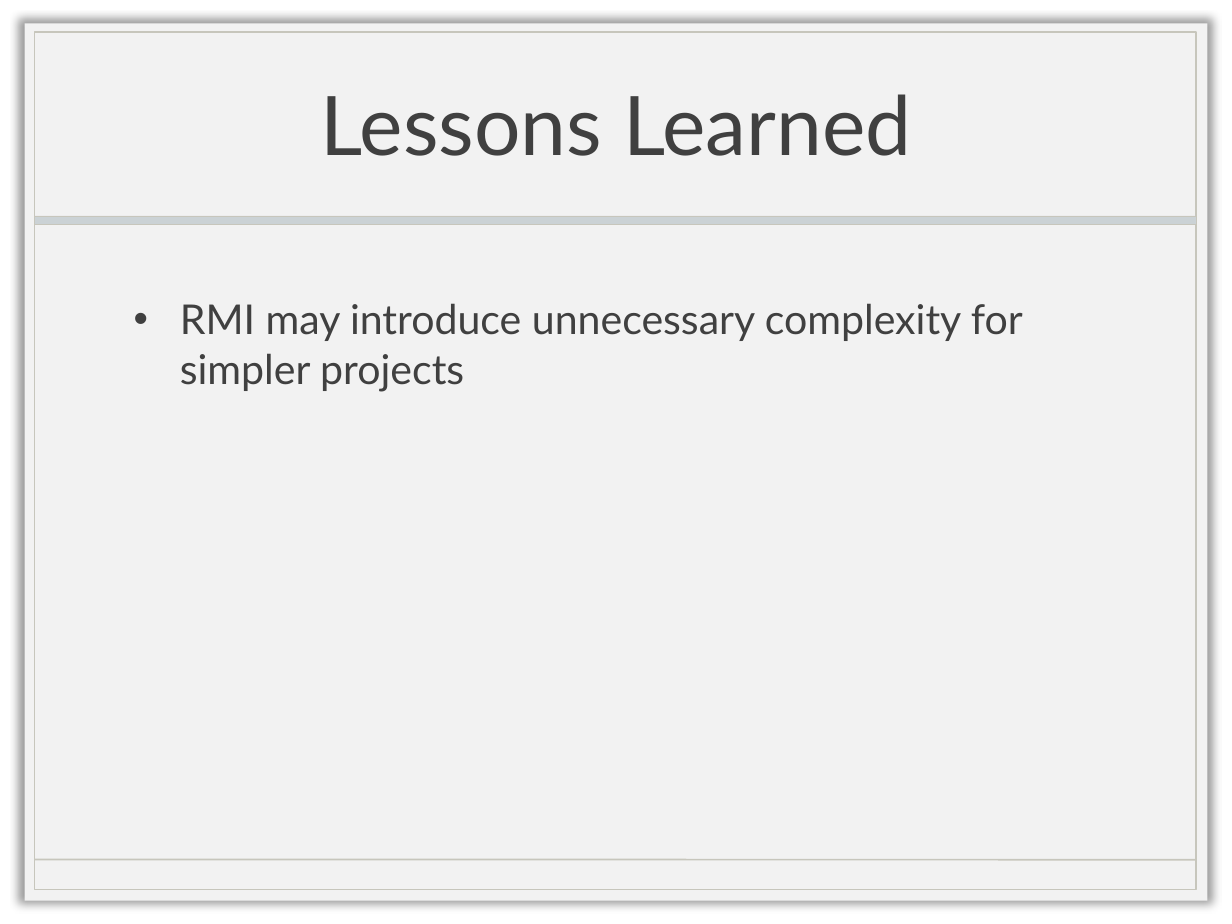
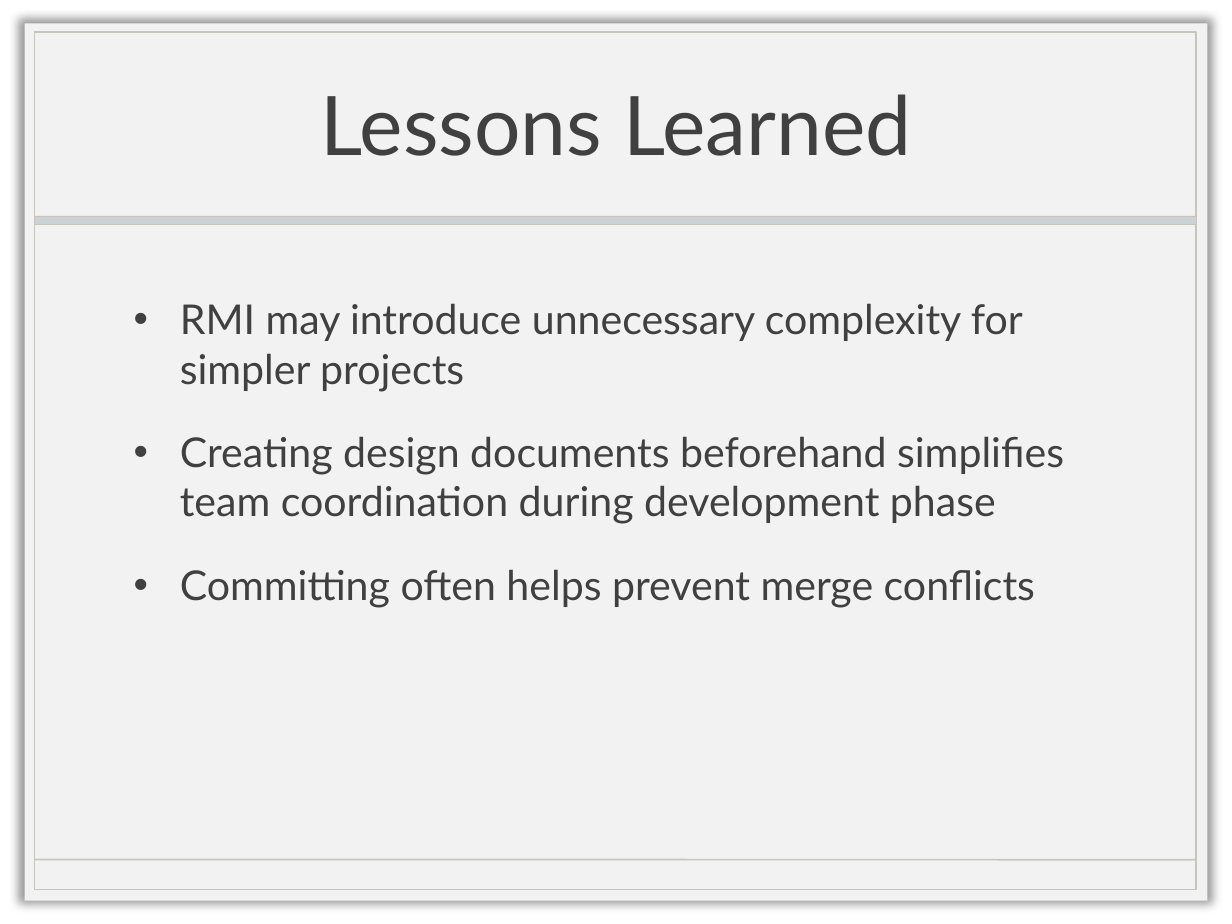
Before and after one commit to multidraw/MultiDraw, a slide deck: slide 5 of docs/FinalPresentation.pptx. Drawn at 1232x924 pixels with LibreOffice and Linux fonts; fonts in the diff are those of the drawing; background and template pictures are left out. Boxes give left, top, right and bottom in pixels: in the first picture for what was removed or moved away, otherwise in the second. Text is boxed around its words. In the diff, an @@ line names an element or a change of style, - is before the commit and + after.

```diff
--- a/docs/FinalPresentation.pptx
+++ b/docs/FinalPresentation.pptx
@@ text at [180, 436, 1064, 608]: paragraphs added @@
+• Creating design documents beforehand simplifies team coordination during development phase
+• Committing often helps prevent merge conflicts
```
Also in this commit, not shown: 1 other slide changed.
